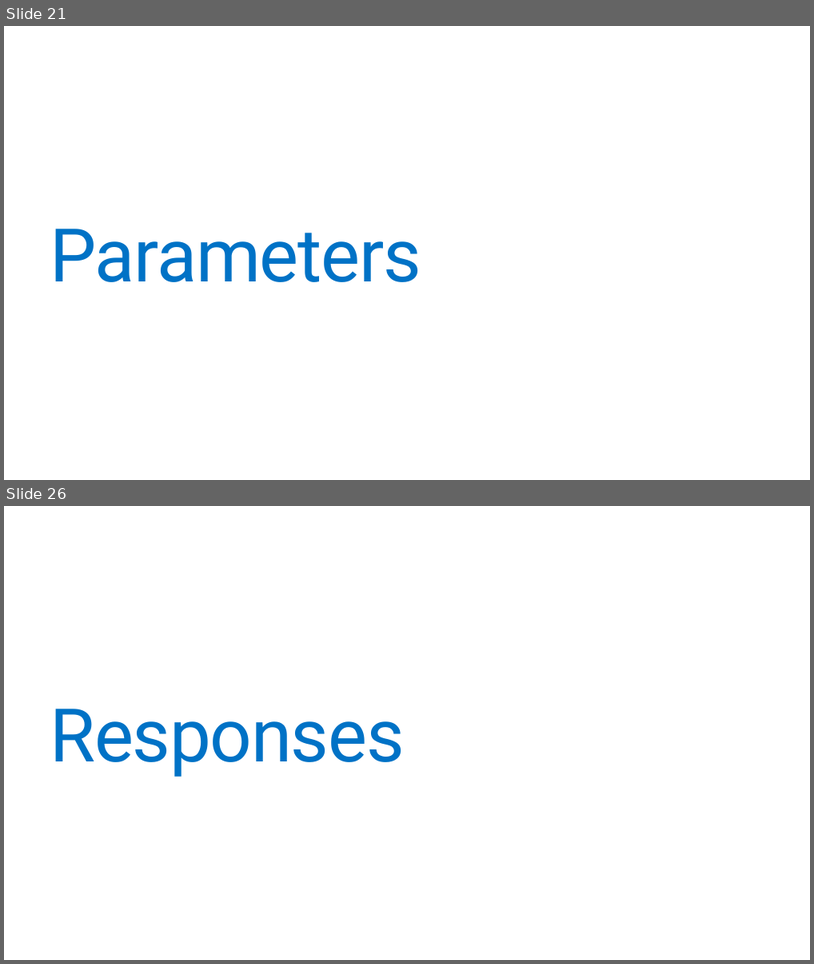
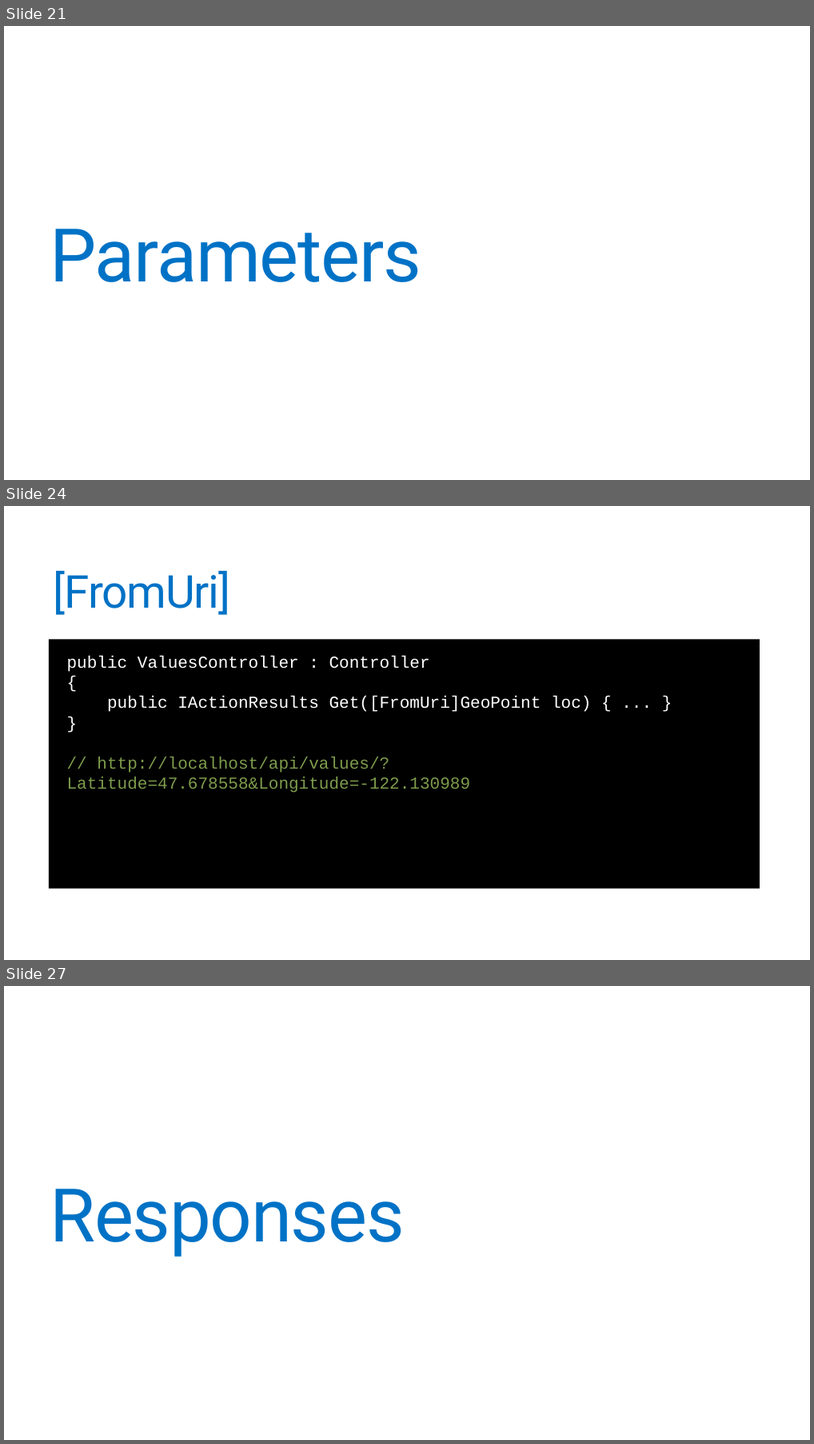
Before and after one commit to jonathantower/dotnet-apis, a slide deck: slides.pptx. Shown one above the other, each under a label of ours: slides 21 and 26 before the commit, slides 21, 24 and 27 after it; the slides between them are not shown. The pictures are 814x964 and 814x1444 pixels, drawn with LibreOffice and Linux fonts; fonts in the diff are those of the drawing. Boxes give left, top, right and bottom in pixels: in the first picture for what was removed or moved away, otherwise in the second. Text is boxed around its words. In the diff, an @@ line names an element or a change of style, - is before the commit and + after.

```diff
--- a/slides.pptx
+++ b/slides.pptx
@@ slide 24 added at (x1=4, y1=506, x2=810, y2=960), background #FFFFFF @@
@@ title added at (x1=54, y1=571, x2=230, y2=615), 54 pt, text #0072C6 @@
+[FromUri]
@@ text added at (x1=49, y1=639, x2=760, y2=888), fill #000000, 20 pt, text #FFFFFF @@
+  public ValuesController : Controller
+  {
+  public IActionResults Get([FromUri]GeoPoint loc) { ... }
+  }
+  // http://localhost/api/values/?Latitude=47.678558&Longitude=-122.130989
@@ what was slide 26 is now slide 27 @@
```
Also in this commit, not shown: 8 slides changed, 6 other slides added, 10 slides removed.
